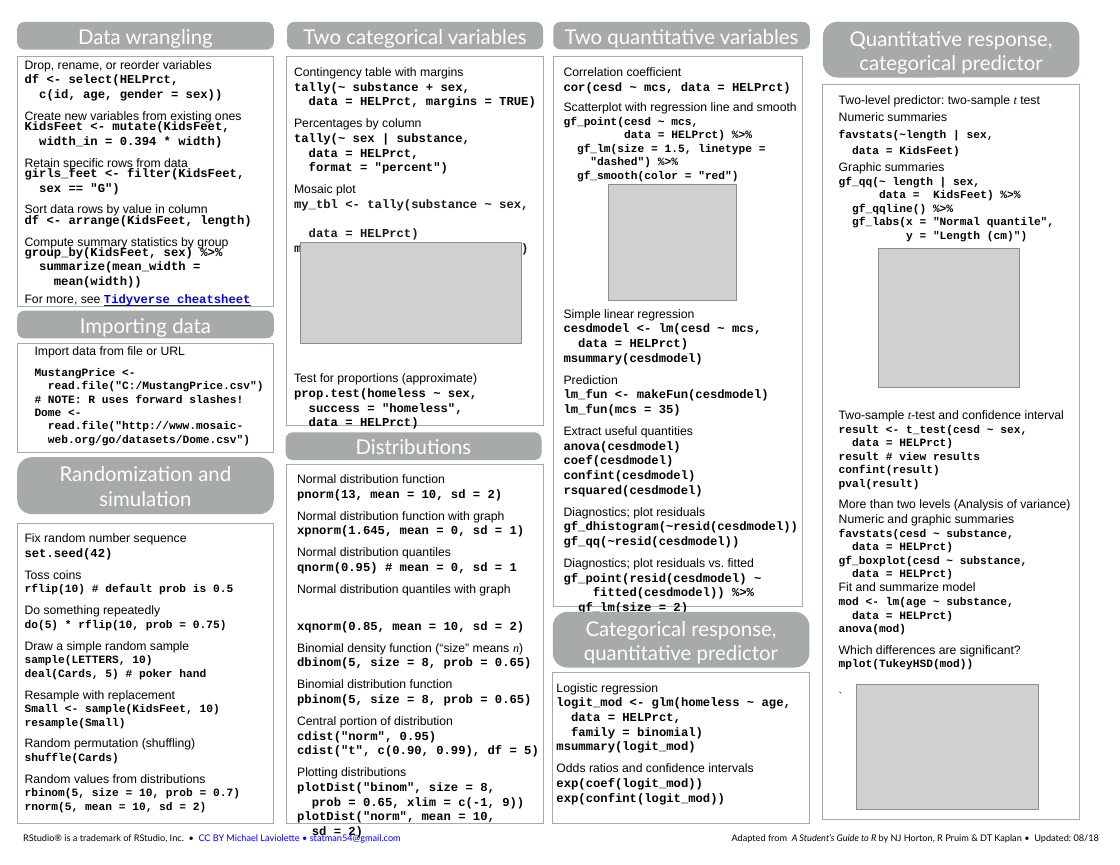
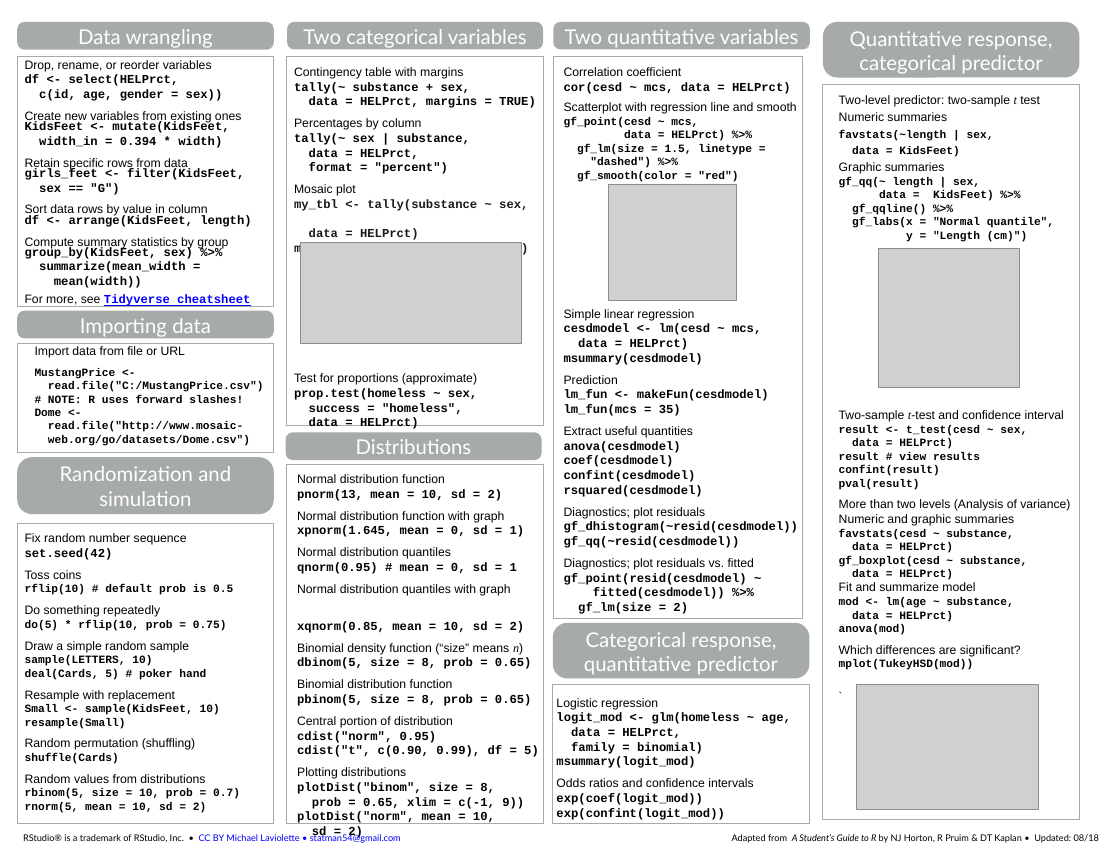
Before and after one commit to mlaviolet/Mosaic-cheatsheets, a slide deck: slide 2 of mosaic-cheatsheet-gf.pptx. Drawn at 1120x865 pixels with LibreOffice and Linux fonts; fonts in the diff are those of the drawing; grey boxes stand for pictures. Boxes give left, top, right and bottom in pixels: in the first picture for what was removed or moved away, otherwise in the second. Text is boxed around its words. In the diff, an @@ line names an element or a change of style, - is before the commit and + after.

```diff
--- a/mosaic-cheatsheet-gf.pptx
+++ b/mosaic-cheatsheet-gf.pptx
@@ rectangle "Correlation coefficient": place and size @@
-rectangle "Correlation coefficient" at [553,57,803,607]
+rectangle "Correlation coefficient" at [553,57,803,619]
@@ rounded rectangle "Categorical response,": place and size @@
-rounded rectangle "Categorical response," at [553,612,809,668]
+rounded rectangle "Categorical response," at [553,623,809,679]
@@ rectangle "Logistic regression": place and size @@
-rectangle "Logistic regression" at [553,673,809,823]
+rectangle "Logistic regression" at [553,685,809,824]
@@ text in rectangle at [556,698,658,710]: line spacing 1 to 1.5 @@
```
Also in this commit, not shown: 1 other file.
